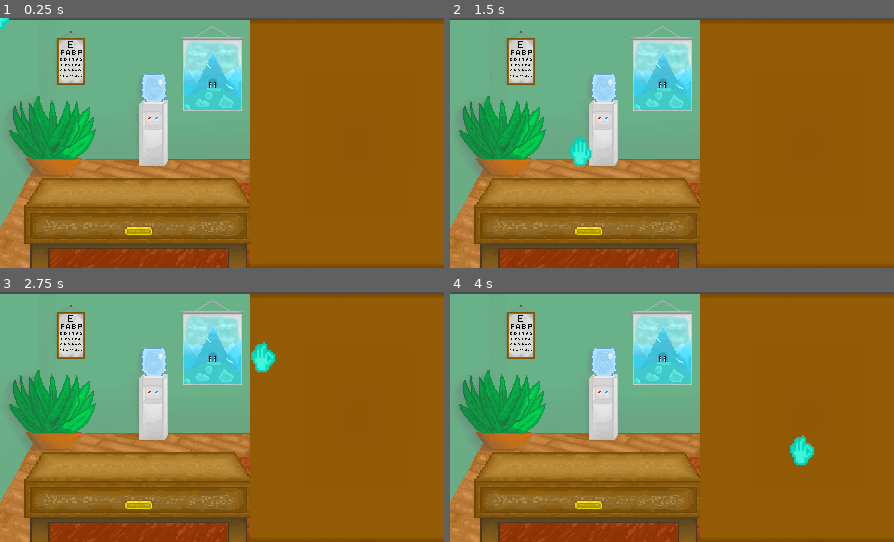
Above: before the commit, frames 1-4 (two rows, left to right).
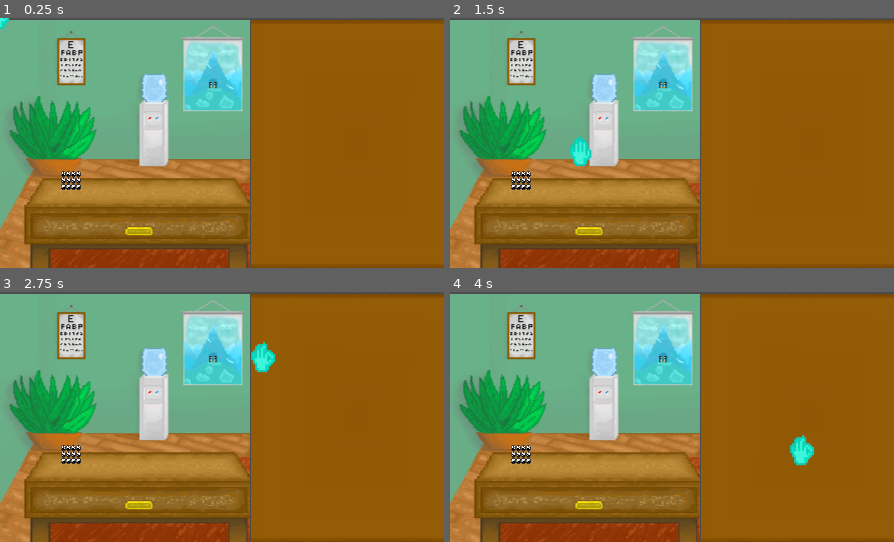
Above: after the commit, the same moments.

Repository: kari0036/Next-please-game-
Game: Godot game, scene res://Gabinet_Lekarski.tscn
Same seed, same stepped clock (60 frames per second), same inputs: the game is played once before the commit and once after it.
Inputs (mouse positions are in pixels of both pictures, inside the frame that each line leads up to):
- Up to frame 1 (0.25 s): no input
- Up to frame 2 (1.5 s): tap Enter at 0.5 s; move the mouse to (769, 130) at 0.52 s; press the mouse at (769, 130) at 0.53 s; tap Space at 1.25 s; move the mouse to (583, 155) at 1.27 s; release the mouse at (583, 155) at 1.28 s; click (583, 155) at 1.35 s
- Up to frame 3 (2.75 s): tap Enter at 2 s; move the mouse to (266, 362) at 2.02 s; press the mouse at (266, 362) at 2.03 s
- Up to frame 4 (4 s): tap Space at 2.75 s; move the mouse to (649, 467) at 2.77 s; release the mouse at (649, 467) at 2.78 s; click (649, 467) at 2.85 s; tap Enter at 3.5 s; move the mouse to (805, 454) at 3.52 s; press the mouse at (805, 454) at 3.53 s

The runs differ from the first frame. In frame 1, 2.3% of the frame differs, in the area x 0-57%, y 0-100%; in frame 2, 2.3%; in frame 3, 2.3%; in frame 4, 2.3%.

Commit message:
move item

Diff:
--- a/Next Please Game/Gabinet_Lekarski.tscn
+++ b/Next Please Game/Gabinet_Lekarski.tscn
@@ -1,11 +1,13 @@
-[gd_scene load_steps=9 format=2]
+[gd_scene load_steps=12 format=2]
 
-[ext_resource path="res://ręka.gd" type="Script" id=1]
+[ext_resource path="res://scripts/ręka.gd" type="Script" id=1]
 [ext_resource path="res://assets/pokuj.png" type="Texture" id=2]
 [ext_resource path="res://assets/hand.png" type="Texture" id=3]
+[ext_resource path="res://scripts/Area2D.gd" type="Script" id=4]
 [ext_resource path="res://assets/stół.png" type="Texture" id=5]
+[ext_resource path="res://assets/zegr.png" type="Texture" id=6]
 
-[sub_resource type="CircleShape2D" id=5]
+[sub_resource type="CircleShape2D" id=1]
 radius = 13.8905
 
 [sub_resource type="AtlasTexture" id=2]
@@ -26,13 +28,10 @@
 "speed": 5.0
 } ]
 
-[node name="Node2D" type="Node2D"]
+[sub_resource type="RectangleShape2D" id=5]
+
+[node name="World" type="Node2D"]
 position = Vector2( -3.36365, -3.36359 )
-
-[node name="stół" type="Sprite" parent="."]
-position = Vector2( 349.957, 129.435 )
-scale = Vector2( 0.235344, 0.31085 )
-texture = ExtResource( 5 )
 
 [node name="pokuj" type="Sprite" parent="."]
 position = Vector2( 128.779, 130.57 )
@@ -40,15 +39,37 @@
 
 [node name="ręka" type="KinematicBody2D" parent="."]
 position = Vector2( 138.5, 122 )
+z_index = 5
 script = ExtResource( 1 )
 __meta__ = {
 "_edit_group_": true
 }
 
 [node name="CollisionShape2D" type="CollisionShape2D" parent="ręka"]
-shape = SubResource( 5 )
+shape = SubResource( 1 )
 
 [node name="sprite" type="AnimatedSprite" parent="ręka"]
 position = Vector2( -0.5, -0.5 )
 frames = SubResource( 4 )
 frame = 1
+
+[node name="item" type="Area2D" parent="."]
+position = Vector2( 73.8431, 166.479 )
+script = ExtResource( 4 )
+__meta__ = {
+"_edit_group_": true
+}
+
+[node name="CollisionShape2D" type="CollisionShape2D" parent="item"]
+shape = SubResource( 5 )
+
+[node name="Sprite" type="Sprite" parent="item/CollisionShape2D"]
+position = Vector2( 0.5, -0.500001 )
+scale = Vector2( 0.185185, 0.234568 )
+texture = ExtResource( 6 )
+
+[node name="stół2" type="Sprite" parent="."]
+position = Vector2( 351.236, 129.765 )
+scale = Vector2( 0.235344, 0.31085 )
+z_index = -1
+texture = ExtResource( 5 )
--- a/Next Please Game/pliki-jacentego/gazeta.gd
+++ /dev/null
@@ -1,21 +0,0 @@
-extends Area2D
-
-
-# Declare member variables here. Examples:
-# var a = 2
-# var b = "text"
-
-
-# Called when the node enters the scene tree for the first time.
-func _ready():
-	pass # Replace with function body.
-
-
-# Called every frame. 'delta' is the elapsed time since the previous frame.
-#func _process(delta):
-#	pass
-
-
-func _on_gazeta_body_entered(body):
-	queue_free()
-	pass
--- a/Next Please Game/pliki-jacentego/gazeta.tscn
+++ /dev/null
@@ -1,18 +0,0 @@
-[gd_scene load_steps=4 format=2]
-
-[ext_resource path="res://xd.png" type="Texture" id=1]
-[ext_resource path="res://gazeta.gd" type="Script" id=2]
-
-[sub_resource type="RectangleShape2D" id=1]
-extents = Vector2( 48, 48 )
-
-[node name="gazeta" type="Area2D"]
-script = ExtResource( 2 )
-
-[node name="Sprite" type="Sprite" parent="."]
-scale = Vector2( 3, 3 )
-texture = ExtResource( 1 )
-
-[node name="CollisionShape2D" type="CollisionShape2D" parent="."]
-shape = SubResource( 1 )
-[connection signal="body_entered" from="." to="." method="_on_gazeta_body_entered"]
--- a/Next Please Game/pliki-jacentego/ręka.tscn
+++ /dev/null
@@ -1,23 +0,0 @@
-[gd_scene load_steps=4 format=2]
-
-[ext_resource path="res://lol.png" type="Texture" id=1]
-[ext_resource path="res://ręka.gd" type="Script" id=2]
-
-[sub_resource type="CircleShape2D" id=1]
-radius = 48.0
-
-[node name="ręka" type="KinematicBody2D"]
-position = Vector2( 920, 432 )
-script = ExtResource( 2 )
-__meta__ = {
-"_edit_group_": true
-}
-
-[node name="Sprite" type="Sprite" parent="."]
-position = Vector2( 5, 35 )
-scale = Vector2( 4, 4 )
-texture = ExtResource( 1 )
-hframes = 2
-
-[node name="CollisionShape2D" type="CollisionShape2D" parent="."]
-shape = SubResource( 1 )
--- a/Next Please Game/pliki-jacentego/world.tscn
+++ /dev/null
@@ -1,16 +0,0 @@
-[gd_scene load_steps=3 format=2]
-
-[ext_resource path="res://ręka.tscn" type="PackedScene" id=1]
-[ext_resource path="res://gazeta.tscn" type="PackedScene" id=2]
-
-[node name="Node2D" type="Node2D"]
-
-[node name="Polygon2D" type="Polygon2D" parent="."]
-color = Color( 0.298039, 0.0784314, 0.0784314, 1 )
-polygon = PoolVector2Array( 0, 0, 1024, 0, 1024, 600, 0, 600 )
-
-[node name="gazeta" parent="." instance=ExtResource( 2 )]
-position = Vector2( 488, 528 )
-
-[node name="ręka" parent="." instance=ExtResource( 1 )]
-position = Vector2( 56, 64 )
--- /dev/null
+++ b/Next Please Game/scripts/Area2D.gd
@@ -0,0 +1,9 @@
+extends Area2D
+
+
+func _physics_process(delta):
+	var bodies = get_overlapping_bodies()
+	for body in bodies:
+		if body.name == "ręka":
+			if (Input.is_action_pressed("grab")):
+				position = lerp(get_global_mouse_position(),position,0.6)
Empty file removed: Next Please Game/AnimatedSprite2.gd
Not shown, changed: Next Please Game/assets/kugelshreiber.png.import
Empty file added: Next Please Game/pliki-jacentego/ręka.gd
Binary file removed: Next Please Game/pliki-jacentego/xd.png
Renamed: Next Please Game/ręka.gd -> Next Please Game/scripts/ręka.gd
